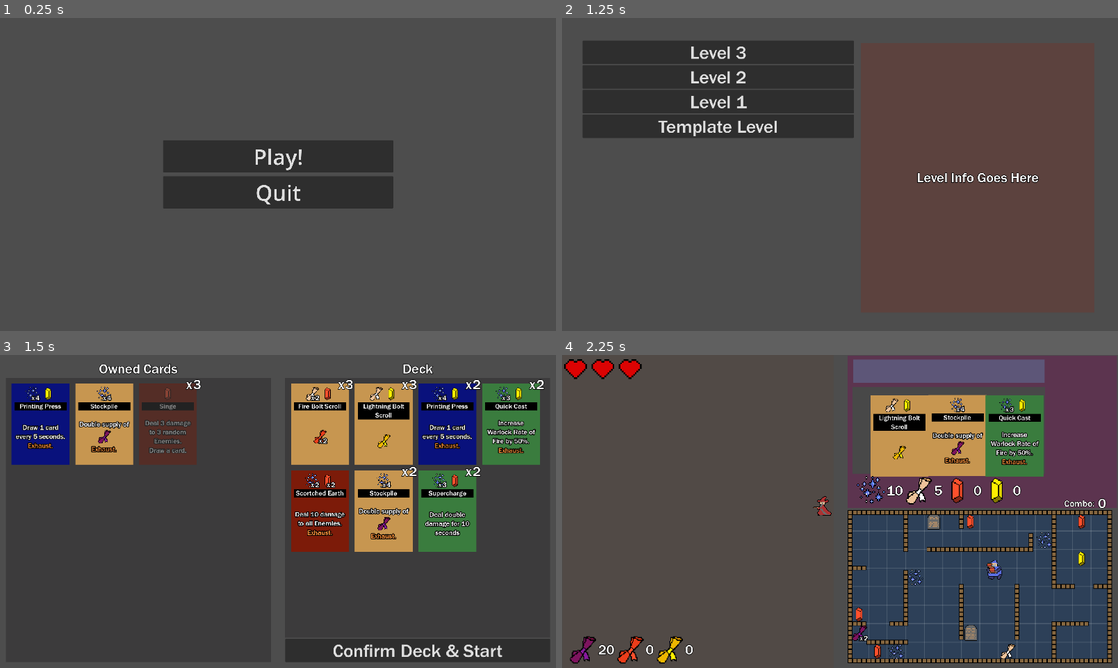
Above: before the commit, frames 1-4 (two rows, left to right).
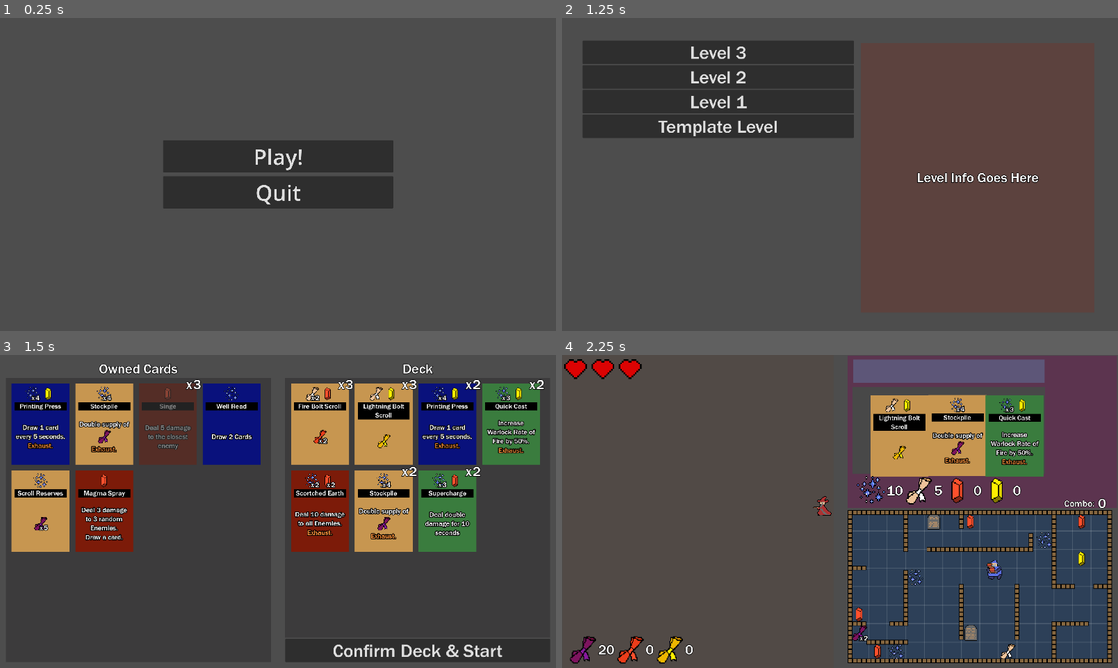
Above: after the commit, the same moments.

Repository: oliveman521/We-Wizards-Three
Game: Godot game, scene res://Scenes/Menus/MainMenu.tscn
The game is run twice, just before and just after one commit, with the same random seed, the same clock (stepped at 60 frames per second) and the same inputs.
Inputs:
- Up to frame 1 (0.25 s): no input
- Up to frame 2 (1.25 s): click "Play!" at 0.5 s
- Up to frame 3 (1.5 s): click "Level 1" at 1.25 s
- Up to frame 4 (2.25 s): click "Confirm Deck & Start" at 2 s

Frames 1-2 are identical in both runs. In frame 3, 8.6% of the frame differs, in the area x 2-47%, y 9-63%; in frame 4, nothing differs.

Commit message:
Added a few new cards and fixed the damage closest enemy card effect

Diff:
--- a/Cards/Card Effects/CardEffect_Damage.gd
+++ b/Cards/Card Effects/CardEffect_Damage.gd
@@ -15,13 +15,13 @@
 	elif targets == "First":
 		var enemies: Array[Enemy] = enemy_manager.active_enemies.duplicate()
 		enemies.sort_custom(func(a: Node2D,b: Node2D) -> bool:
-			if a.global_position.x < b.global_position.x:
+			if a.global_position.x > b.global_position.x:
 				return true
 			else:
 				return false
 			)
 		for i in range(target_count):
-			if enemies.size() > i: break #if there aren't enough enemies for indexing, break
+			if enemies.size() <= i: break #if there aren't enough enemies for indexing, break
 			enemies[i].take_damage(dmg_type, amnt)
 	elif targets == "Random":
 		for i in range(target_count):
--- /dev/null
+++ b/Cards/Card Pool/card_magma_spray.tscn
@@ -0,0 +1,46 @@
+[gd_scene load_steps=7 format=3 uid="uid://deoygvkkffvpu"]
+
+[ext_resource type="PackedScene" uid="uid://disxs45wl3yv" path="res://Cards/card_base.tscn" id="1_mfa5x"]
+[ext_resource type="PackedScene" uid="uid://d335ngol841kr" path="res://Cards/card_supply_icon.tscn" id="2_557sh"]
+[ext_resource type="Resource" uid="uid://br1k5yssu1q83" path="res://Supplies/Fire_Gem.tres" id="3_x8h0f"]
+[ext_resource type="Script" path="res://Cards/Card Effects/CardEffect_Damage.gd" id="4_fqa6u"]
+[ext_resource type="LabelSettings" uid="uid://buqi3tt5804u0" path="res://UI/Fonts/small_text.tres" id="5_br3fs"]
+[ext_resource type="Script" path="res://Cards/Card Effects/CardEffect_Draw.gd" id="6_mn1lc"]
+
+[node name="Card" instance=ExtResource("1_mfa5x")]
+card_type = "Damage"
+card_name = "Magma Spray"
+
+[node name="BackgroundColor" parent="." index="0"]
+color = Color(0.486275, 0.105882, 0.0352941, 1)
+
+[node name="Card Supply Icon" parent="MarginContainer/VBoxContainer/Costs" index="0" instance=ExtResource("2_557sh")]
+layout_mode = 2
+supply = ExtResource("3_x8h0f")
+
+[node name="CardName" parent="MarginContainer/VBoxContainer/MarginContainer" index="1"]
+text = "Magma Spray"
+
+[node name="CardEffect_Damage" type="Node" parent="MarginContainer/VBoxContainer/Effects" index="0"]
+script = ExtResource("4_fqa6u")
+dmg_type = 2
+amnt = 3
+targets = "Random"
+target_count = 3
+
+[node name="Label" type="Label" parent="MarginContainer/VBoxContainer/Effects" index="1"]
+layout_mode = 2
+text = "Deal 3 damage to 3 random Enemies."
+label_settings = ExtResource("5_br3fs")
+horizontal_alignment = 1
+autowrap_mode = 2
+
+[node name="Label2" type="Label" parent="MarginContainer/VBoxContainer/Effects" index="2"]
+layout_mode = 2
+text = "Draw a card."
+label_settings = ExtResource("5_br3fs")
+horizontal_alignment = 1
+autowrap_mode = 2
+
+[node name="CardEffect_Draw" type="Node" parent="MarginContainer/VBoxContainer/Effects" index="3"]
+script = ExtResource("6_mn1lc")
--- a/Cards/Card Pool/card_singe.tscn
+++ b/Cards/Card Pool/card_singe.tscn
@@ -1,11 +1,10 @@
-[gd_scene load_steps=7 format=3 uid="uid://dt27624gh16cs"]
+[gd_scene load_steps=6 format=3 uid="uid://dt27624gh16cs"]
 
 [ext_resource type="PackedScene" uid="uid://disxs45wl3yv" path="res://Cards/card_base.tscn" id="1_ym4ts"]
 [ext_resource type="PackedScene" uid="uid://d335ngol841kr" path="res://Cards/card_supply_icon.tscn" id="2_7okd8"]
 [ext_resource type="Resource" uid="uid://br1k5yssu1q83" path="res://Supplies/Fire_Gem.tres" id="3_gjnjx"]
 [ext_resource type="Script" path="res://Cards/Card Effects/CardEffect_Damage.gd" id="4_cxp6i"]
 [ext_resource type="LabelSettings" uid="uid://buqi3tt5804u0" path="res://UI/Fonts/small_text.tres" id="5_dsue4"]
-[ext_resource type="Script" path="res://Cards/Card Effects/CardEffect_Draw.gd" id="6_tny3c"]
 
 [node name="Card" instance=ExtResource("1_ym4ts")]
 card_type = "Damage"
@@ -23,24 +22,13 @@
 
 [node name="CardEffect_Damage" type="Node" parent="MarginContainer/VBoxContainer/Effects" index="0"]
 script = ExtResource("4_cxp6i")
-dmg_type = 2
-amnt = 3
-targets = "Random"
-target_count = 3
+dmg_type = 1
+amnt = 5
+targets = "First"
 
 [node name="Label" type="Label" parent="MarginContainer/VBoxContainer/Effects" index="1"]
 layout_mode = 2
-text = "Deal 3 damage to 3 random Enemies."
+text = "Deal 5 damage to the closest enemy"
 label_settings = ExtResource("5_dsue4")
 horizontal_alignment = 1
 autowrap_mode = 2
-
-[node name="Label2" type="Label" parent="MarginContainer/VBoxContainer/Effects" index="2"]
-layout_mode = 2
-text = "Draw a card."
-label_settings = ExtResource("5_dsue4")
-horizontal_alignment = 1
-autowrap_mode = 2
-
-[node name="CardEffect_Draw" type="Node" parent="MarginContainer/VBoxContainer/Effects" index="3"]
-script = ExtResource("6_tny3c")
--- a/Cards/Card Pool/card_well_read.tscn
+++ b/Cards/Card Pool/card_well_read.tscn
@@ -22,10 +22,11 @@
 
 [node name="Label" type="Label" parent="MarginContainer/VBoxContainer/Effects" index="0"]
 layout_mode = 2
-text = "Draw 1 card every 5 seconds."
+text = "Draw 2 Cards"
 label_settings = ExtResource("5_0taev")
 horizontal_alignment = 1
 autowrap_mode = 2
 
 [node name="CardEffect_Draw" type="Node" parent="MarginContainer/VBoxContainer/Effects" index="1"]
 script = ExtResource("5_knf5d")
+count = 2
--- a/SaveData/MainSave.tres
+++ b/SaveData/MainSave.tres
@@ -9,7 +9,10 @@
 [ext_resource type="PackedScene" uid="uid://cjep3dbwag4tw" path="res://Cards/Card Pool/card_stockpile.tscn" id="7_8n8og"]
 [ext_resource type="PackedScene" uid="uid://ccqqvfnjhvb3t" path="res://Cards/Card Pool/card_supercharge.tscn" id="8_64m5n"]
 [ext_resource type="PackedScene" uid="uid://dt27624gh16cs" path="res://Cards/Card Pool/card_singe.tscn" id="9_po7ym"]
+[ext_resource type="PackedScene" uid="uid://c3nxruvppvko5" path="res://Cards/Card Pool/card_well_read.tscn" id="10_l2haq"]
+[ext_resource type="PackedScene" uid="uid://shwywe7qw2jx" path="res://Cards/Card Pool/card_scroll_reserves.tscn" id="11_g0ukq"]
+[ext_resource type="PackedScene" uid="uid://deoygvkkffvpu" path="res://Cards/Card Pool/card_magma_spray.tscn" id="12_r60ko"]
 
 [resource]
 script = ExtResource("1_eigaw")
-unlocked_cards = Array[PackedScene]([ExtResource("2_m37ox"), …(415 unchanged characters)… ource("9_po7ym"), ExtResource("9_po7ym")])
+unlocked_cards = Array[PackedScene]([ExtResource("2_m37ox"), …(415 unchanged characters)… ource("9_po7ym"), ExtResource("9_po7ym"), ExtResource("10_l2haq"), ExtResource("11_g0ukq"), ExtResource("12_r60ko")])
Not shown: 1 places in SaveData/MainSave.tres that only renumber resources
